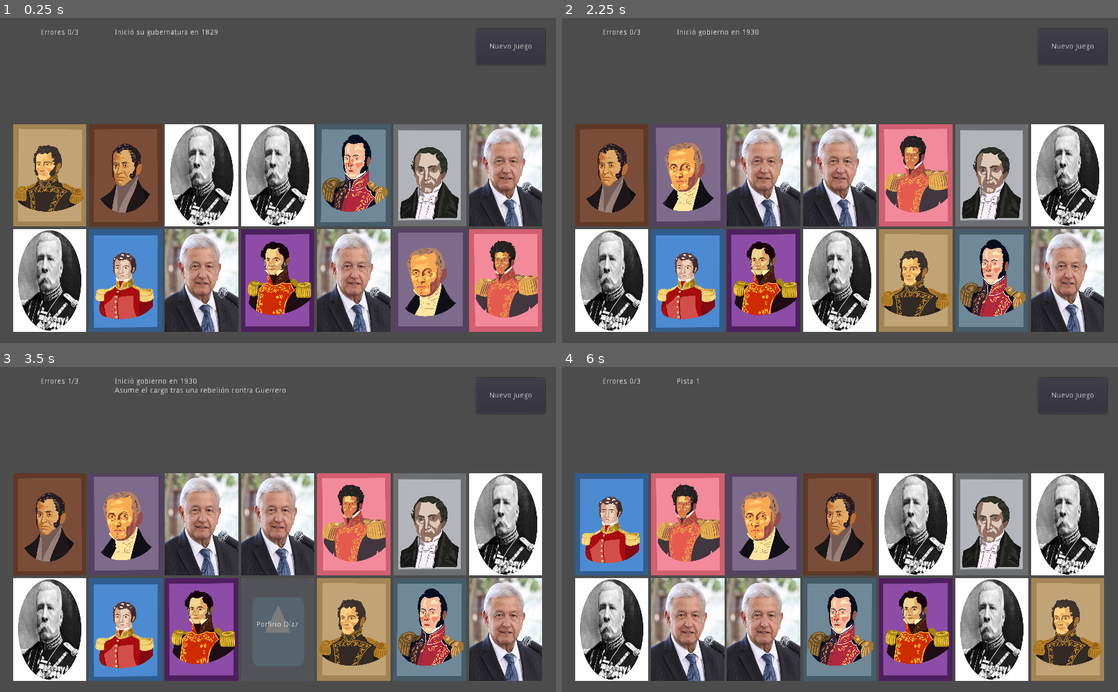
Above: before the commit, frames 1-4 (two rows, left to right).
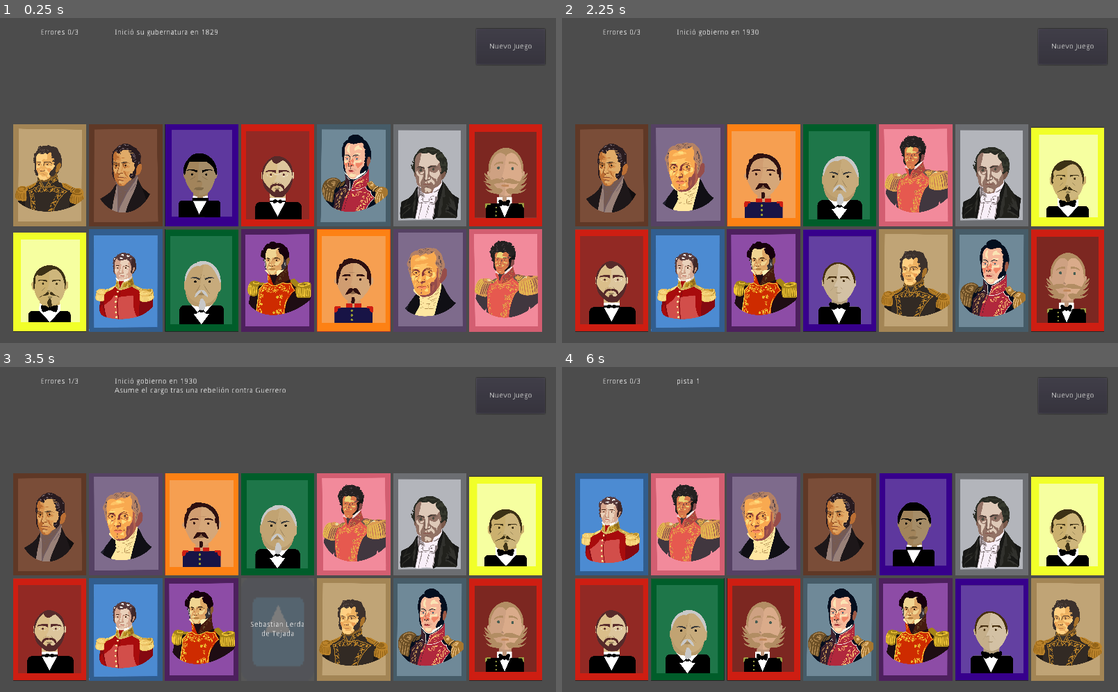
Above: after the commit, the same moments.

Repository: BryanWi/AdivinaQuien
Game: Godot game, scene res://game/Game.tscn
Two runs of this game, one before a commit and one after it. Both use one fixed random seed, a clock stepped at 60 frames per second and the inputs below. The engine's default icon, where the game draws it, is replaced by a stand-in: a white triangle on a blue panel in a dark square. Sound files missing from this copy of the repository are replaced by a short silence.
Inputs (mouse positions are in pixels of both pictures, inside the frame that each line leads up to):
- Up to frame 1 (0.25 s): no input
- Up to frame 2 (2.25 s): click (762, 174) at 0.52 s; click (840, 174) at 1.27 s; click (1067, 174) at 2.02 s
- Up to frame 3 (3.5 s): click (278, 630) at 2.77 s
- Up to frame 4 (6 s): click "Nuevo Juego" at 3.5 s; click (840, 523) at 4.27 s; click (689, 630) at 5.02 s; click (917, 630) at 5.77 s

The runs differ from the first frame. In frame 1, 24% of the frame differs, in the area x 2-98%, y 32-97%; in frame 2, 24%; in frame 3, 20%; in frame 4, 24%.

Commit message:
bajar volumen error y presidentes sin info

Diff:
--- a/game/Game.gd
+++ b/game/Game.gd
@@ -106,26 +106,91 @@
 			"Tuvo 4 mandatos entre 1833 y 1834",
 			"Asumió el cargo varias veces debido a ausencias de Santa Anna"
 		]
+	}, # Aquí hay un salto temporal de presidentes, aunque el orden como tal no importa
+	"Benito Juarez" :{
+		"nombre" : "Benito Juarez",
+		"image" : "Benito Juarez.png",
+		"pistas" : [
+			"pista 1",
+			"pista 2",
+			"pista 3"
+		]
+	},
+	"Felix Zuloaga" :{
+		"nombre" : "Félix Zuloaga",
+		"image" : "Felix zuloaga.png",
+		"pistas" : [
+			"pista 1",
+			"pista 2",
+			"pista 3"
+		]
+	},
+	"Jose Maria Iglesias" :{
+		"nombre" : "Jose Maria Iglesias",
+		"image" : "Jose MAria Iglesias.png",
+		"pistas" : [
+			"pista 1",
+			"pista 2",
+			"pista 3"
+		]
+	},
+	"Juan N Mendez" :{
+		"nombre" : "Juan N Mendez",
+		"image" : "Juan N Mendez.png",
+		"pistas" : [
+			"pista 1",
+			"pista 2",
+			"pista 3"
+		]
+	},
+	"Manuel Robles Pezuela" :{
+		"nombre" : "Manuel Robles Pezuela",
+		"image" : "Manuel Robles Pezuela.png",
+		"pistas" : [
+			"pista 1",
+			"pista 2",
+			"pista 3"
+		]
+	},
+	"Maximiliano de Hasburgo" :{
+		"nombre" : "Maximiliano de Hasburgo",
+		"image" : "Maximiliano de hasburgo.png",
+		"pistas" : [
+			"pista 1",
+			"pista 2",
+			"pista 3"
+		]
+	},
+	"Sebastian Lerda de Tejada" :{
+		"nombre" : "Sebastian Lerda de Tejada",
+		"image" : "Sebastian Lerda de Tejada.png",
+		"pistas" : [
+			"pista 1",
+			"pista 2",
+			"pista 3"
+		]
 	}
 }
 
 # Called when the node enters the scene tree for the first time.
 func _ready():
+	print(doc_test)
 	$WinScreen.visible = false
-	for i in range(7):
-		if i%2 == 0:
-			doc["PD" + str(i)]={
-			"nombre" : "Porfirio Díaz",
-			"image" : "diaz_porfirio_2.jpg",
-			"pistas" : ["Pista 1", "Pista 2", "Pista 3"]
-			}
-		else:
-
-			doc["AMLO" + str(i)]={
-			"nombre" : "Andrés Manuel López Obrador",
-			"image" : "AMLO.jpg",
-			"pistas" : ["Pista 1", "Pista 2", "Pista 3"]
-			}
+	print(typeof(doc_test))
+#	for i in range(7):
+#		if i%2 == 0:
+#			doc["PD" + str(i)]={
+#			"nombre" : "Porfirio Díaz",
+#			"image" : "diaz_porfirio_2.jpg",
+#			"pistas" : ["Pista 1", "Pista 2", "Pista 3"]
+#			}
+#		else:
+#
+#			doc["AMLO" + str(i)]={
+#			"nombre" : "Andrés Manuel López Obrador",
+#			"image" : "AMLO.jpg",
+#			"pistas" : ["Pista 1", "Pista 2", "Pista 3"]
+#			}
 
 	new_game()
 
@@ -175,6 +240,7 @@
 		game_won()
 	else:
 		print("incorrecto")
+		$Sonidos/error_fx.play()
 		errores += 1
 		$Error_Label.text = "Errores "+str(errores)+"/3"
 		if errores == 3:
--- a/game/Game.tscn
+++ b/game/Game.tscn
@@ -1,7 +1,8 @@
-[gd_scene load_steps=3 format=2]
+[gd_scene load_steps=4 format=2]
 
 [ext_resource path="res://sonidos/Sonido Victoria.wav" type="AudioStream" id=1]
 [ext_resource path="res://game/Game.gd" type="Script" id=2]
+[ext_resource path="res://sonidos/Sonido Error.wav" type="AudioStream" id=3]
 
 [node name="Control" type="Control"]
 anchor_right = 1.0
@@ -48,6 +49,11 @@
 stream = ExtResource( 1 )
 mix_target = 1
 
+[node name="error_fx" type="AudioStreamPlayer" parent="Sonidos"]
+stream = ExtResource( 3 )
+volume_db = -8.667
+mix_target = 1
+
 [node name="Error_Label" type="Label" parent="."]
 margin_left = 39.0
 margin_top = 20.0
